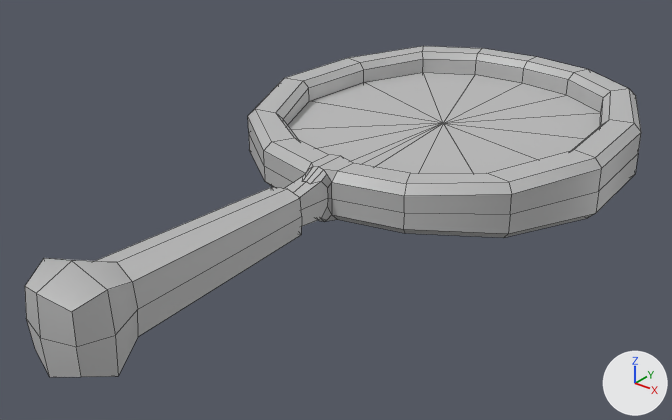
One commit to the FBX model Assets/Models/magnifying_glass.fbx: the scene before it, then after it.
Camera for both pictures: a camera (50 mm lens) standing at (3.46, -2.95, 2.5) and looking at (-0.06, 1.44, -0.22). Lighting does not change. The marker at lower right points along +X, +Y and +Z. Mesh edges are drawn as thin lines. Where no turn or scale is listed for an object, it has been applied to the vertices.

Before the edit, the objects in view are built like this:
```python
me_mesh = bpy.data.meshes.new('Mesh')
me_mesh.from_pydata(...)  # 222 vertices, 216 faces; spans x -1.37..1.37, y -0.89..4.15, z -0.32..0.32
me_mesh.materials.append(mat_magnifying_glass_handle)  # grey #bcbcbc
me_mesh_001 = bpy.data.meshes.new('Mesh.001')
me_mesh_001.from_pydata(...)  # 34 vertices, 48 faces; spans x -1.1..1.1, y -1.2..1.2, z 0.8..0.84
me_mesh_001.materials.append(mat_glass_material)  # grey #bcbcbc
ob_polysurface1 = bpy.data.objects.new('polySurface1', me_mesh)
ob_polysurface1.location = (0.0, 0.0, 0.0)
ob_polysurface2 = bpy.data.objects.new('polySurface2', me_mesh_001)
ob_polysurface2.location = (0.0, 2.673, -0.781)
```
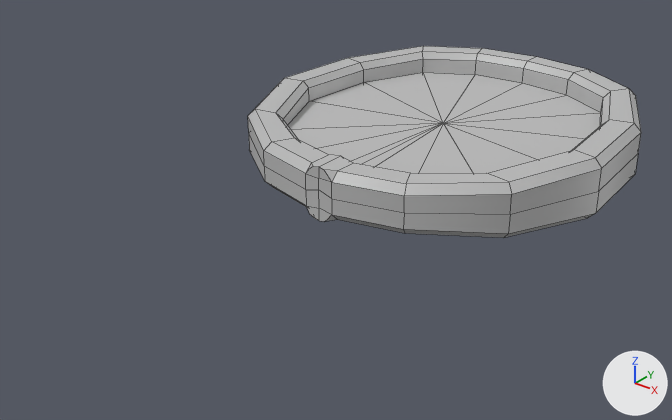
Commit message: fixed magnifying glass

The change, as a list of edits to the scene's bpy script:
```text
Change me_mesh:
    used by ob_polysurface1; location = (0.0, 0.0, 0.0)
    remove me_mesh.from_pydata(...)  # 222 vertices, 216 faces; spans x -1.37..1.37, y -0.89..4.15, z -0.32..0.32
    add me_mesh.from_pydata(...)  # 168 vertices, 164 faces; spans x -1.37..1.37, y 1.19..4.15, z -0.23..0.23
    me_mesh part 1
    57 vertices are removed from x -0.27..0.27, y -0.89..1.2, z -0.32..0.32
    60 faces are deleted
    3 vertices are added at (0.0, 1.2, -0.1), (0.0, 1.2, 0.03), (0.0, 1.2, 0.11)
    8 new faces join them
```

Boxes [x1, y1, x2, y2] around the edits, measured in the pictures (672 x 420 px):
'polySurface1', reshaped (36% narrower, 42% shorter): before [25, 46, 641, 377]; after [248, 46, 641, 238]
part 1 of me_mesh, cut back: before [25, 166, 332, 377]; after [306, 166, 332, 221]
